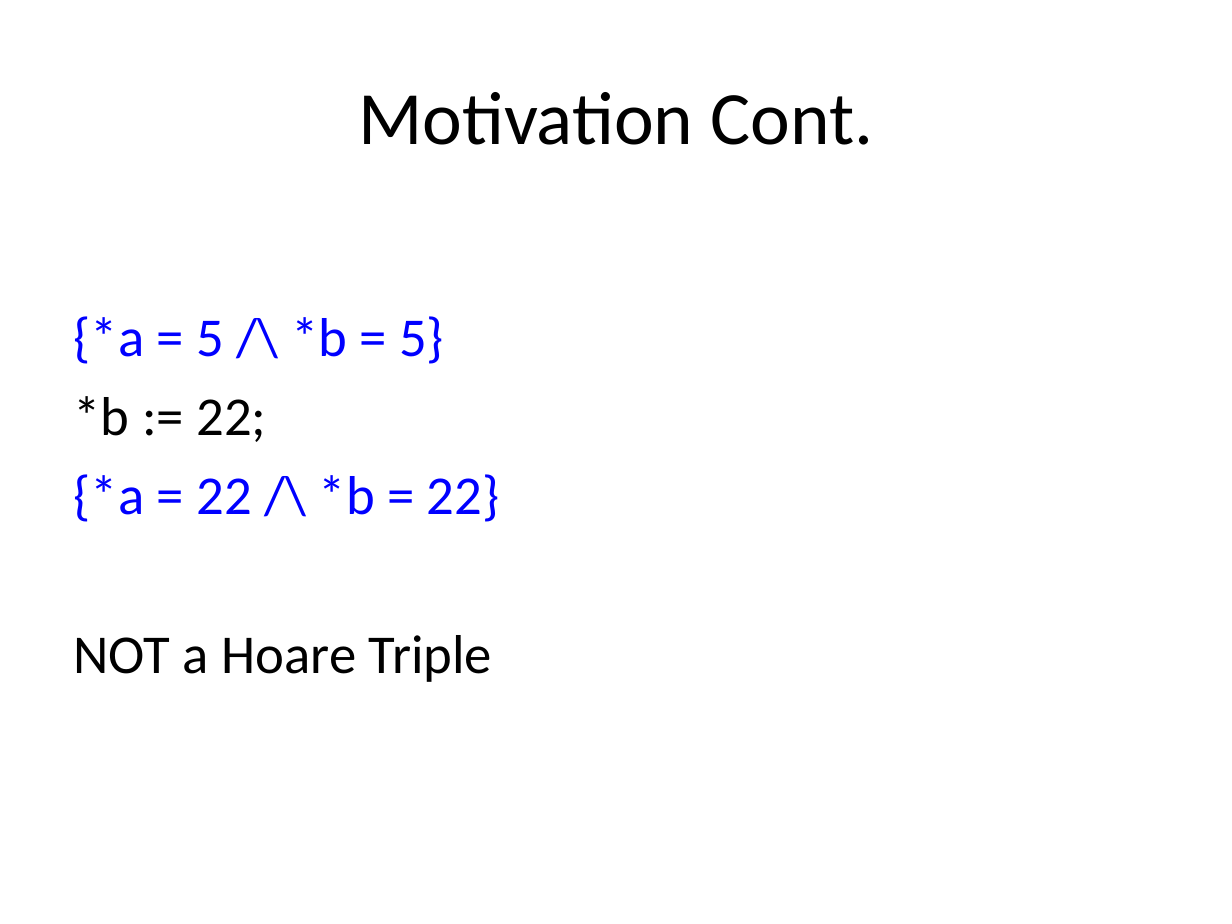
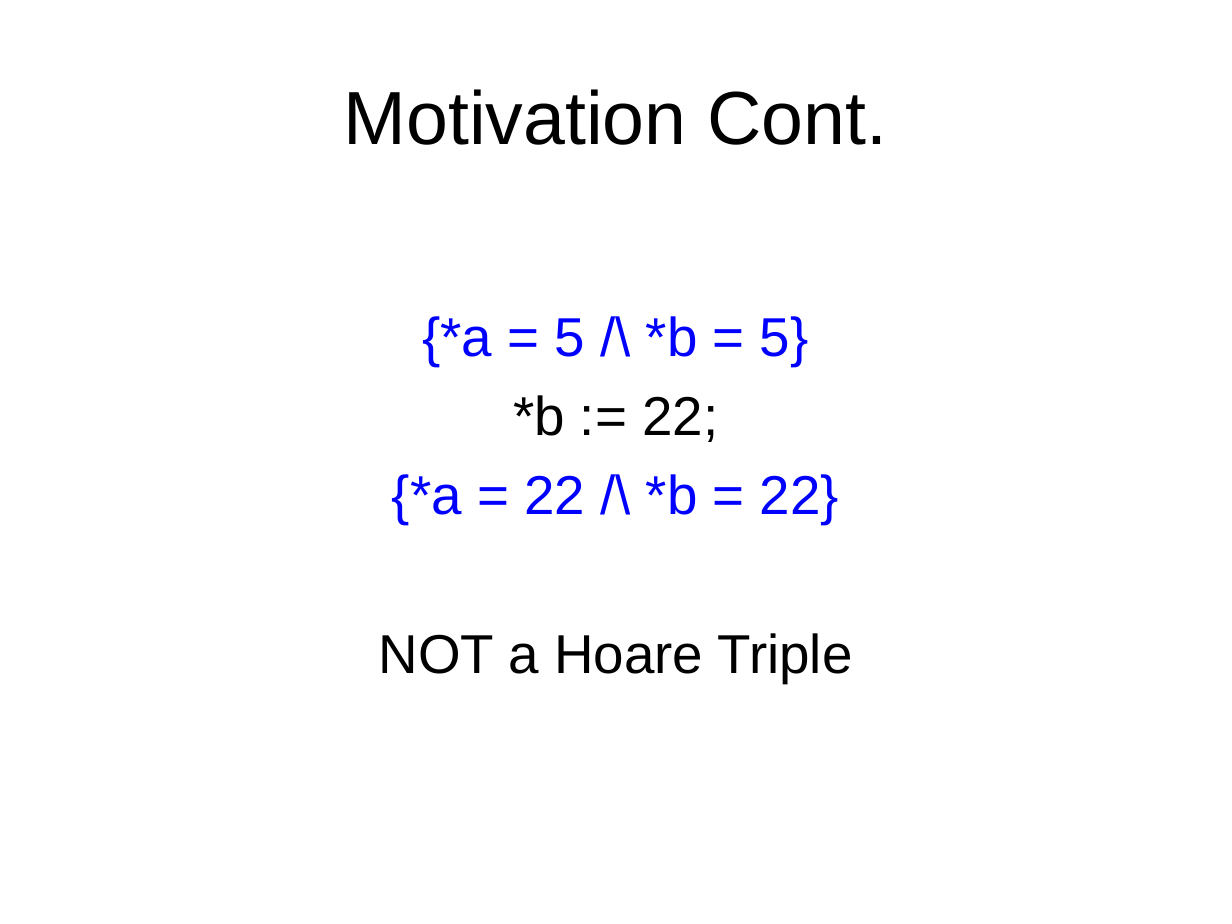
Before and after one commit to xiaohe27/Papers4Courses, a slide deck: slide 4 of FM/presentations/Overview of Separation Logic.ppt. Drawn at 1232x924 pixels with LibreOffice and Linux fonts; fonts in the diff are those of the drawing. Boxes give left, top, right and bottom in pixels: in the first picture for what was removed or moved away, otherwise in the second. Text is boxed around its words. In the diff, an @@ line names an element or a change of style, - is before the commit and + after.

```diff
--- a/FM/presentations/Overview of Separation Logic.ppt
+++ b/FM/presentations/Overview of Separation Logic.ppt
@@ title "Motivation Cont." at (344,89,887,145): font Calibri to Arial @@
@@ text "{*a = 5 /\ *b ..." at (379,316,853,683): font Calibri to Arial; alignment left to centre; indent changed @@
```
Also in this commit, not shown: 19 other slides changed.
